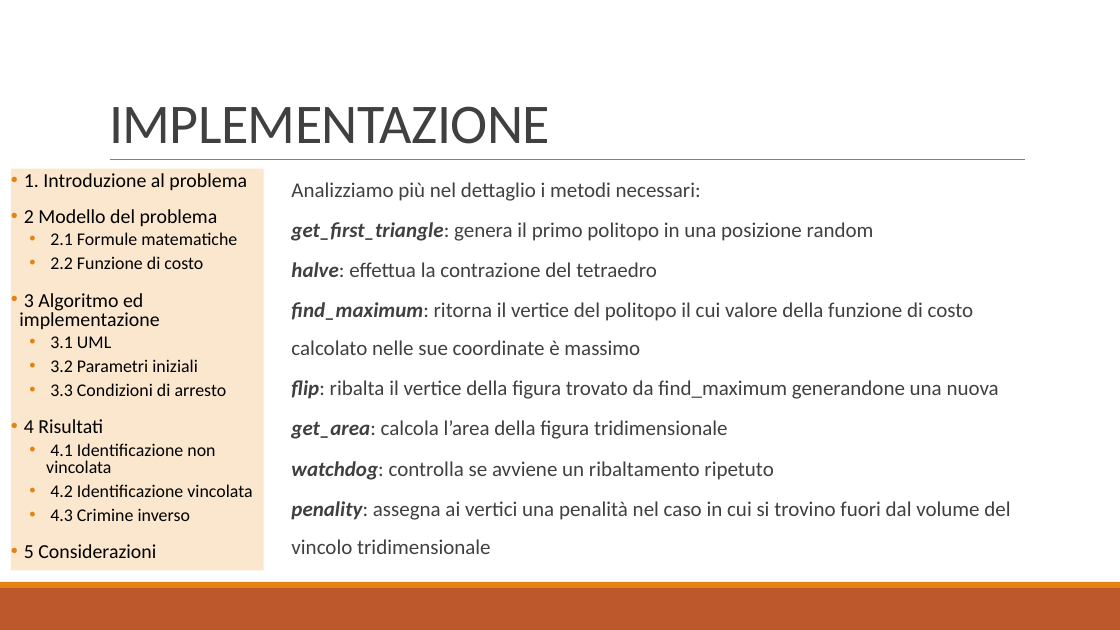
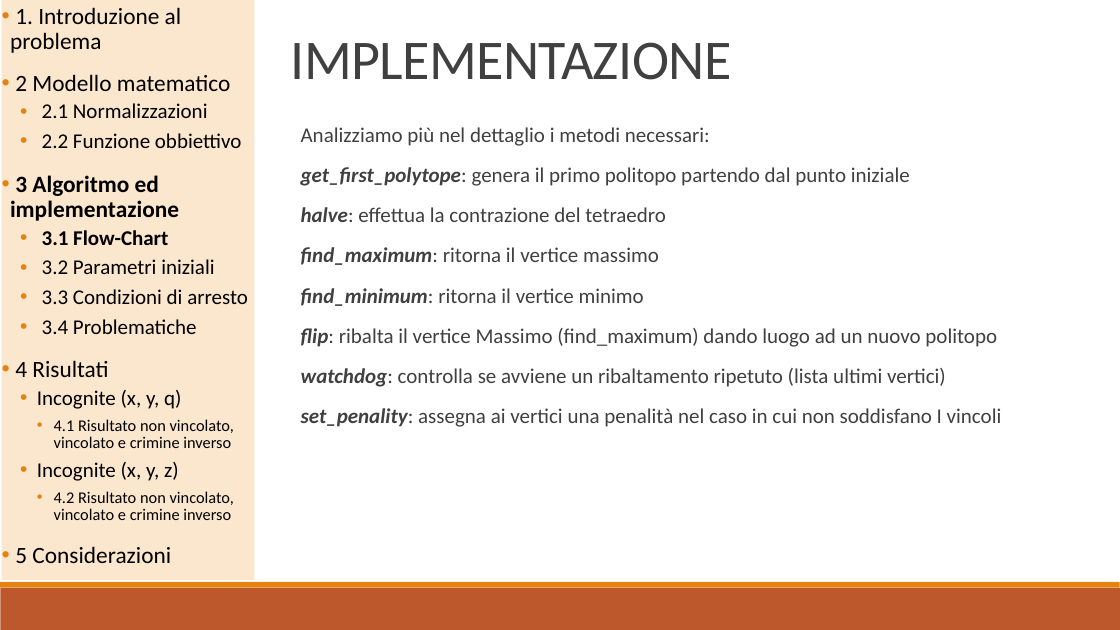
Before and after one commit to baldimario/Simplex, a slide deck: slide 10 of IDENTICAZIONE SISTEMA DI CARICHE PUNTIFORMI DA MISURE DI.pptx. Drawn at 1120x630 pixels with LibreOffice and Linux fonts; fonts in the diff are those of the drawing. Boxes give left, top, right and bottom in pixels: in the first picture for what was removed or moved away, otherwise in the second. Text is boxed around its words. In the diff, an @@ line names an element or a change of style, - is before the commit and + after.

```diff
--- a/IDENTICAZIONE SISTEMA DI CARICHE PUNTIFORMI DA MISURE DI.pptx
+++ b/IDENTICAZIONE SISTEMA DI CARICHE PUNTIFORMI DA MISURE DI.pptx
@@ rectangle "1. Introduzione al problema": place and size @@
-rectangle "1. Introduzione al problema" at (11, 169, 264, 571)
+rectangle "1. Introduzione al problema" at (2, 0, 255, 580)
@@ text in rectangle at (10, 7, 248, 563): size 17 to 20 pt in "1. Introduzione al problema", "3 Algoritmo ed implementazione", "4 Risultati", "5 Considerazioni"; bold on in "3 Algoritmo ed implementazione"; size 15.3 to 18 pt in "3.2 Parametri iniziali", "3.3 Condizioni di arresto"; line spacing 0.8 to 0.9 @@
@@ title "IMPLEMENTAZIONE": place and size @@
-title "IMPLEMENTAZIONE" at (109, 106, 550, 144)
+title "IMPLEMENTAZIONE" at (291, 42, 732, 80)
@@ text in rectangle at (15, 74, 242, 148): text changed; size 15.3 to 18 pt @@
-• 2 Modello del problema
-  • 2.1 Formule matematiche
-  • 2.2 Funzione di costo
+• 2 Modello matematico
+  • 2.1 Normalizzazioni
+  • 2.2 Funzione obbiettivo
@@ text "Analizziamo più nel dettaglio i ...": place and size @@
-text "Analizziamo più nel dettaglio i ..." at (291, 182, 1010, 554)
+text "Analizziamo più nel dettaglio i ..." at (301, 127, 1002, 427)
@@ line removed from (110, 160) to (1026, 160) @@
@@ text at (301, 167, 910, 186): text changed @@
-  get_first_triangle: genera il primo politopo in una posizione random
+  get_first_polytope: genera il primo politopo partendo dal punto iniziale
@@ text in rectangle at (42, 230, 168, 245): text changed; size 15.3 to 18 pt; bold on @@
-  • 3.1 UML
+  • 3.1 Flow-Chart
@@ text at (301, 247, 1002, 427): text changed @@
-  find_maximum: ritorna il vertice del politopo il cui valore della funzione di costo calcolato nelle sue coordinate è massimo
-  flip: ribalta il vertice della figura trovato da find_maximum generandone una nuova
-  get_area: calcola l’area della figura tridimensionale
-  watchdog: controlla se avviene un ribaltamento ripetuto
-  penality: assegna ai vertici una penalità nel caso in cui si trovino fuori dal volume del vincolo tridimensionale
+  find_maximum: ritorna il vertice massimo
+  find_minimum: ritorna il vertice minimo
+  flip: ribalta il vertice Massimo (find_maximum) dando luogo ad un nuovo politopo
+  watchdog: controlla se avviene un ribaltamento ripetuto (lista ultimi vertici)
+  set_penality: assegna ai vertici una penalità nel caso in cui non soddisfano I vincoli
@@ text in rectangle at (42, 319, 197, 334): paragraph added @@
+  • 3.4 Problematiche
@@ text in rectangle at (37, 390, 234, 520): text changed; size 15.3 to 14 pt @@
-  • 4.1 Identificazione non vincolata
-  • 4.2 Identificazione vincolata
-  • 4.3 Crimine inverso
+  • Incognite (x, y, q)
+    • 4.1 Risultato non vincolato, vincolato e crimine inverso
+  • Incognite (x, y, z)
+    • 4.2 Risultato non vincolato, vincolato e crimine inverso
```
Also in this commit, not shown: 16 other slides changed, 2 slides added, 2 other files.
